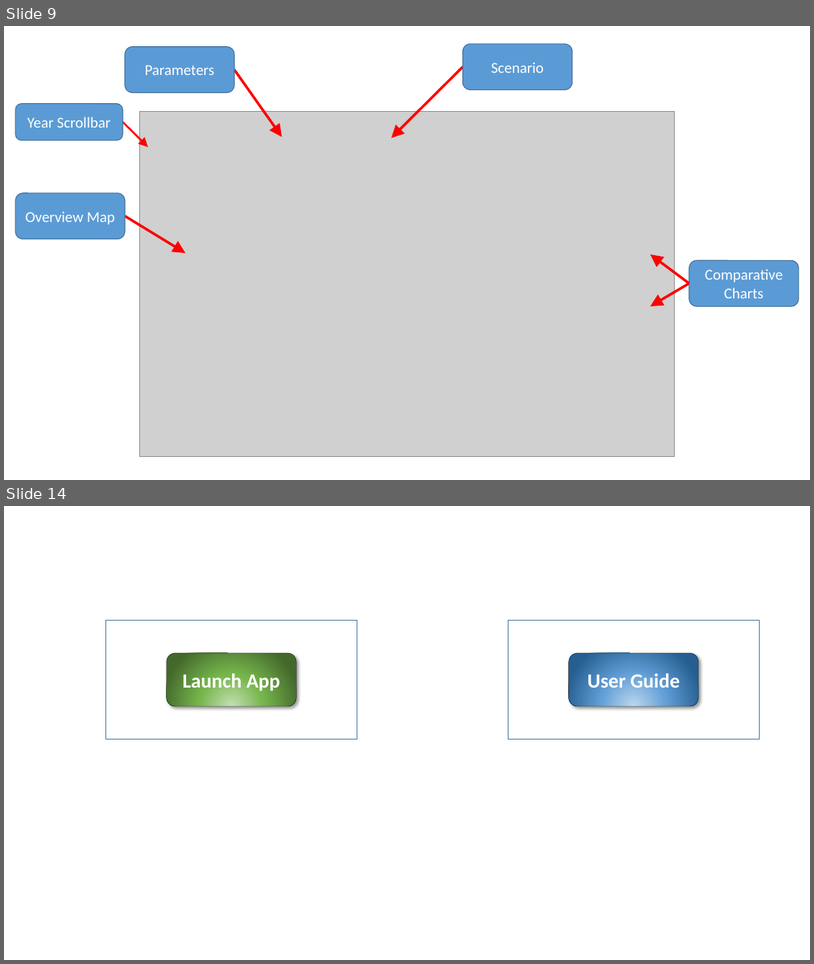
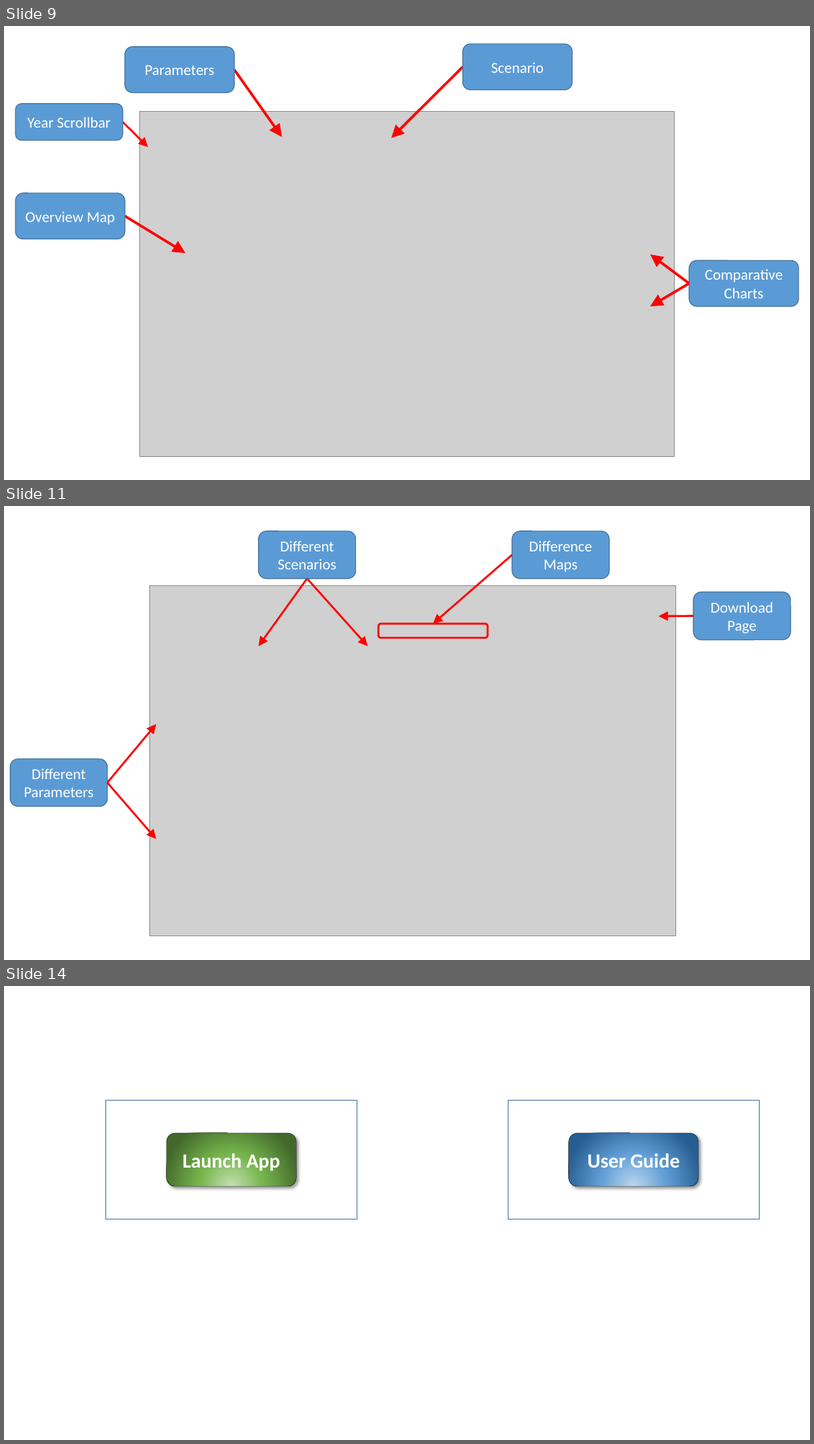
Before and after one commit to JGCRI/argus, a slide deck: vignettes/vignetteFigs/00vignetteFigs.pptx. Shown one above the other, each under a label of ours: slides 9 and 14 before the commit, slides 9, 11 and 14 after it; the slides between them are not shown. The pictures are 814x964 and 814x1444 pixels, drawn with LibreOffice and Linux fonts; fonts in the diff are those of the drawing; grey boxes stand for pictures. Boxes give left, top, right and bottom in pixels: in the first picture for what was removed or moved away, otherwise in the second. Text is boxed around its words. In the diff, an @@ line names an element or a change of style, - is before the commit and + after.

```diff
--- a/vignettes/vignetteFigs/00vignetteFigs.pptx
+++ b/vignettes/vignetteFigs/00vignetteFigs.pptx
@@ slide 11 added at [4,506,810,960], background #FFFFFF @@
@@ rounded rectangle added at [259,530,356,578], fill #5B9BD5, outline #43739E 1 pt, 18 pt, text #FFFFFF @@
+Different Scenarios
@@ rounded rectangle added at [513,530,610,578], fill #5B9BD5, outline #43739E 1 pt, 18 pt, text #FFFFFF @@
+Difference Maps
@@ arrow added from (513, 555) to (434, 623), #FF0000 2.25 pt @@
@@ picture added at [149,586,676,936] @@
@@ arrow added from (307, 579) to (259, 646), #FF0000 2.25 pt @@
@@ arrow added from (307, 579) to (368, 646), #FF0000 2.25 pt @@
@@ rounded rectangle added at [694,592,791,640], fill #5B9BD5, outline #43739E 1 pt, 18 pt, text #FFFFFF @@
+Download Page
@@ rounded rectangle added at [378,623,488,637], outline #FF0000 2.25 pt @@
@@ arrow added from (694, 616) to (659, 616), #FF0000 2.25 pt @@
@@ arrow added from (108, 782) to (157, 723), #FF0000 2.25 pt @@
@@ rounded rectangle added at [10,759,108,806], fill #5B9BD5, outline #43739E 1 pt, 18 pt, text #FFFFFF @@
+Different Parameters
@@ arrow added from (108, 782) to (157, 839), #FF0000 2.25 pt @@
```
Also in this commit, not shown: 2 slides changed, 1 other slide added, 2 slides removed, 6 other files.
